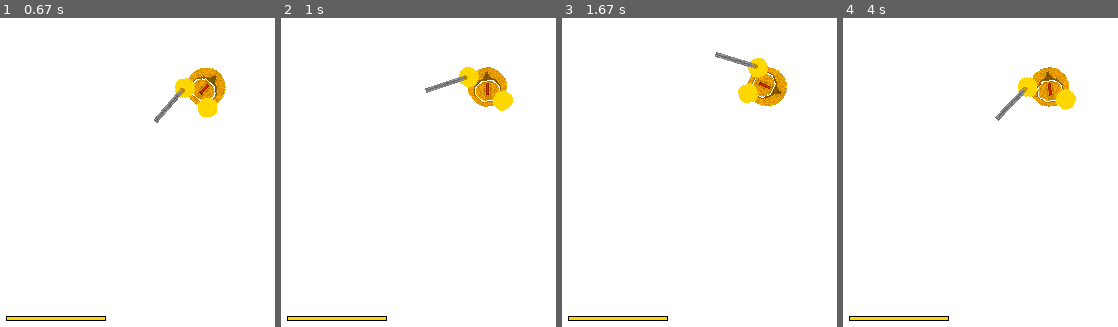
Above: before the commit, frames 1-4 (left to right).
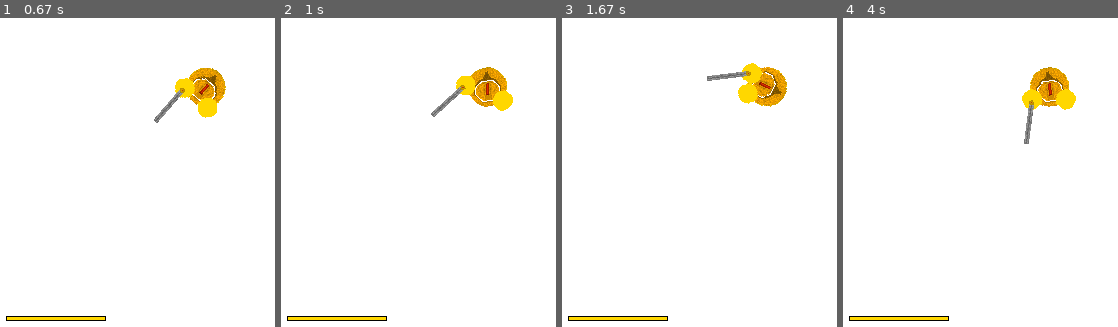
Above: after the commit, the same moments.

Repository: fjaviergb/Pygames-Hermanios
Game: pygame game, started from old/PruebaSuperPlayer.py
Two runs of this game, one before a commit and one after it. Both use one fixed random seed, a clock stepped at 60 frames per second and the inputs below.
Inputs (mouse positions are in pixels of both pictures, inside the frame that each line leads up to):
- Up to frame 1 (0.67 s): hold D from 0.33 s (still down); move the mouse to (187, 107) at 0.37 s
- Up to frame 2 (1 s): release D at 0.8 s; click (490, 119) at 0.88 s
- Up to frame 3 (1.67 s): hold W 1.17-1.47 s; click (647, 89) at 1.25 s; hold D from 1.5 s (still down); click (outside the picture) at 1.58 s
- Up to frame 4 (4 s): release D at 1.97 s; hold A 2-2.53 s; click (outside the picture) at 2.08 s; hold S 2.57-2.87 s; click (1107, 129) at 2.65 s; hold A 2.9-3.3 s; click (outside the picture) at 2.98 s; hold W 3.33-3.7 s; click (870, 70) at 3.42 s; hold D from 3.73 s (still down); click (1054, 138) at 3.82 s

Frame 1 is identical in both runs. In frame 2, 0.8% of the frame differs, in the area x 52-72%, y 15-33%; in frame 3, 0.8%; in frame 4, 1.0%, in the area x 55-73%, y 19-41%.

Commit message:
Add images about sword, helmet

Diff:
--- a/utils.py
+++ b/utils.py
@@ -8,7 +8,7 @@
     if getattr(self, swing):
         if self.chargecount <= APT_SWORD_SWINGLIMIT:
             self.anglehit = self.angle + self.chargecount * angle_hit_orientation * APT_SWORD
-            self.chargecount += 4
+            self.chargecount += 6
         if button_click == 0:
             self.countlimit = self.chargecount
             setattr(self, slash, True)
@@ -24,14 +24,14 @@
     elif getattr(self, back):
         if self.chargecount <= 1:
             self.anglehit = self.angle + self.chargecount * angle_hit_orientation * APT_SWORD
-            self.chargecount += 4
+            self.chargecount += 6
         else:
             setattr(self, back, False)
             self.chargecount = 1
     elif getattr(self, clash):
         if self.chargecount <= self.clash_count + APT_SWORD_CLASHLIMIT:
             self.anglehit = self.angle + self.chargecount * angle_hit_orientation * APT_SWORD
-            self.chargecount += 4
+            self.chargecount += 6
         else:
             self.clash_count = 0
             self.chargecount = 1
